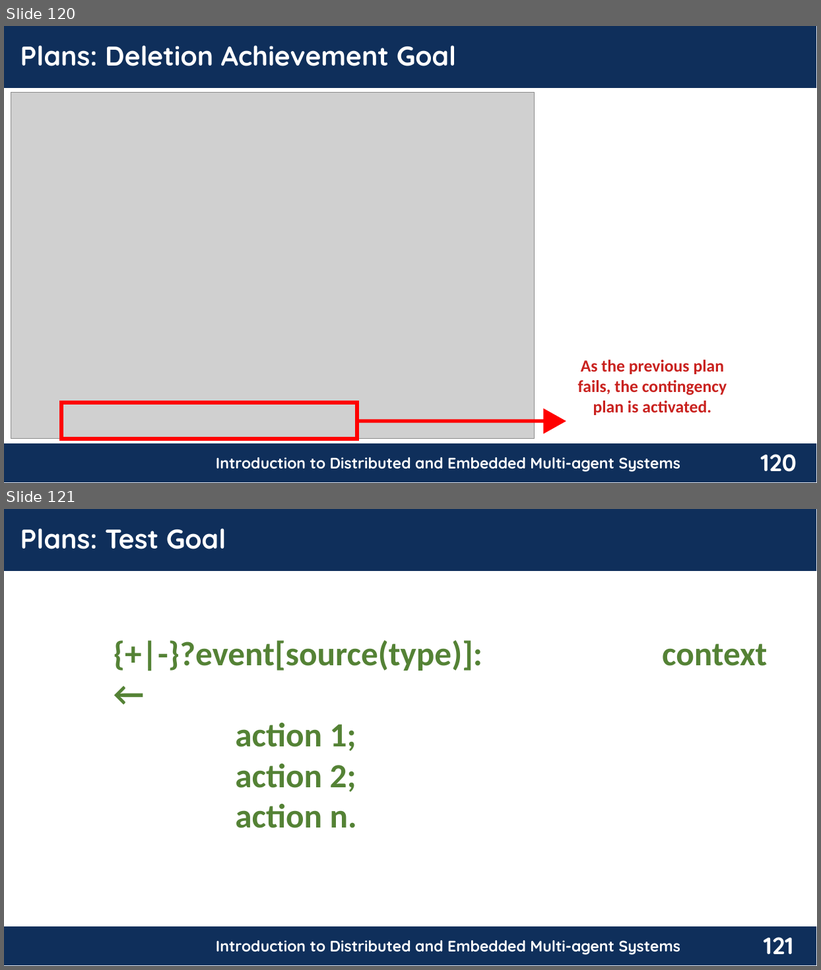
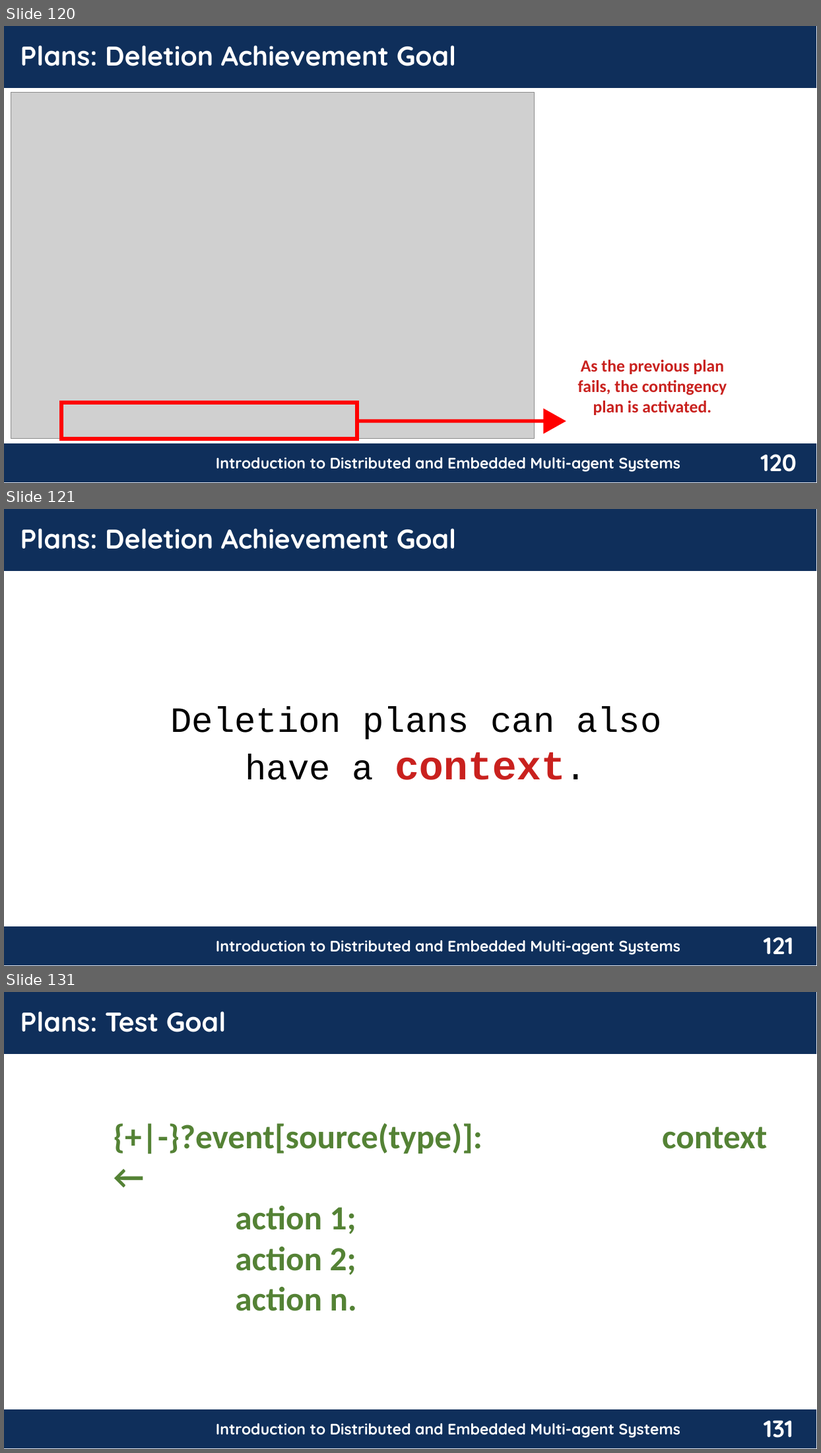
Before and after one commit to chon-group/distributedAndEmbeddedAI, a slide deck: course/08-GoalsAndPlans/08-GoalsAndPlans_20240503.odp. Shown one above the other, each under a label of ours: slides 120 and 121 before the commit, slides 120, 121 and 131 after it; the slides between them are not shown. The pictures are 821x970 and 821x1453 pixels, drawn with LibreOffice and Linux fonts; fonts in the diff are those of the drawing; grey boxes stand for pictures; background and template pictures are left out. Boxes give left, top, right and bottom in pixels: in the first picture for what was removed or moved away, otherwise in the second. Text is boxed around its words. In the diff, an @@ line names an element or a change of style, - is before the commit and + after.

Commit message:
Adjusts in Goals and Plans presentation.

```diff
--- a/course/08-GoalsAndPlans/08-GoalsAndPlans_20240503.odp
+++ b/course/08-GoalsAndPlans/08-GoalsAndPlans_20240503.odp
@@ slide 121 added at (4, 509, 817, 966), background #FFFFFF; not listed: 4 template elements that a slide beside it also shows @@
@@ text added at (20, 528, 456, 549), 32 pt, text #FFFFFF, bold @@
+Plans: Deletion Achievement Goal
@@ text added at (170, 706, 661, 780), 42 pt, text #000000 @@
+Deletion plans can also have a context.
@@ what was slide 121 is now slide 131 @@
@@ page number at (764, 1421, 793, 1438): text changed @@
-121
+131
```
Also in this commit, not shown: 2 slides changed, 9 other slides added.
